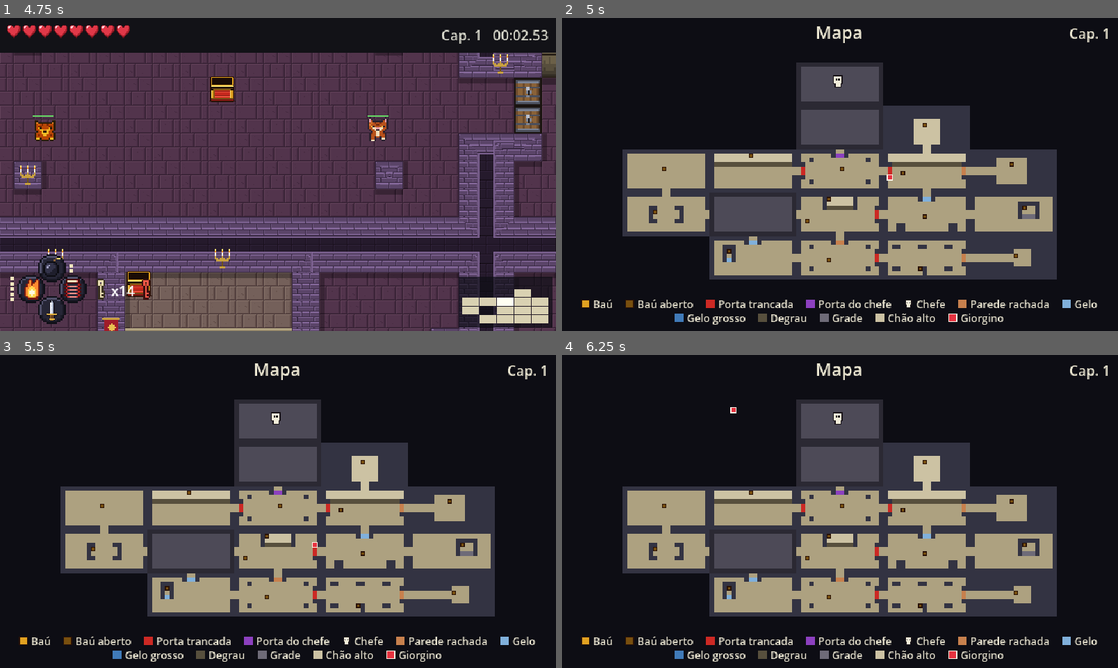
Above: before the commit, frames 1-4 (two rows, left to right).
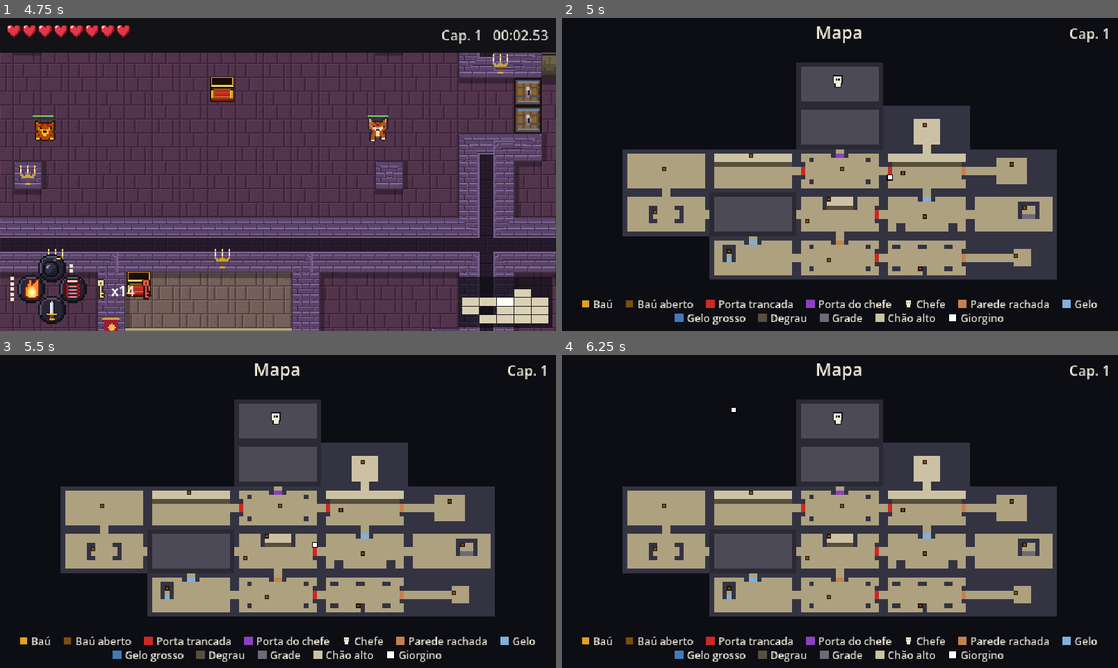
Above: after the commit, the same moments.

Repository: marcelozorza/Alttp2
Game: Godot game, scene res://tools/smoke_test.tscn
Same seed, same stepped clock (60 frames per second), same inputs: the game is played once before the commit and once after it. This scene is started directly instead of the project's main scene.
Inputs (mouse positions are in pixels of both pictures, inside the frame that each line leads up to):
- Up to frame 1 (4.75 s): click "Novo jogo" at 0.5 s; tap Enter (ui_accept) at 1.25, 2 s; move the mouse to (400, 158) at 1.27 s; hold D (move_right) 1.28-2.03 s; tap J (attack) at 1.35, 4.35 s; click (400, 158) at 1.42 s; tap Space (jump) at 1.52, 2.27, 3.77, 4.52 s; move the mouse to (166, 190) at 2.02 s; hold S (move_down) 2.03-2.78 s; tap Shift (lock_facing) at 2.1 s; move the mouse to (333, 105) at 2.77 s; hold D (move_right) 2.78-3.53 s; tap L (use_bomb) at 2.85 s; move the mouse to (250, 237) at 3.52 s; hold W (move_up) 3.53-4.28 s; tap K (use_fire) at 3.6 s; click (250, 237) at 3.67 s; move the mouse to (444, 221) at 4.27 s; hold A (move_left) from 4.28 s (still down)
- Up to frame 2 (5 s): keep holding A (move_left); tap M (map) at 4.9 s
- Up to frame 3 (5.5 s): keep holding A (move_left); move the mouse to (111, 464) at 5.02 s; tap Shift (lock_facing) at 5.1 s; tap Space (jump) at 5.27 s
- Up to frame 4 (6.25 s): tap Enter (ui_accept) at 5.75 s; move the mouse to (867, 511) at 5.77 s; release A (move_left) at 5.78 s; hold S (move_down) from 5.78 s (still down); tap L (use_bomb) at 5.85 s; click (867, 511) at 5.92 s

Frame 1 is identical in both runs. In frame 2, less than 0.1% of the frame differs, in the area x 58-72%, y 50-98%; in frame 3, less than 0.1%; in frame 4, less than 0.1%.

Commit message:
Mapa: Giorgino vira ponto branco com borda preta
Pedido de Marcelo, para não se confundir com a porta trancada, agora vermelha.

Co-Authored-By: Claude Opus 5.5 <noreply@anthropic.com>
Claude-Session: https://claude.ai/code/session_016s7NeyqhFYvACHZR6rPdJ4

Diff:
--- a/ui/map_screen.gd
+++ b/ui/map_screen.gd
@@ -52,8 +52,8 @@
 const GATE_COLOR := Color(0.43, 0.42, 0.47, 1.0)
 const SKULL_COLOR := Color(0.95, 0.93, 0.85, 1.0)
 const SKULL_EDGE := Color(0.1, 0.08, 0.1, 1.0)
-const PLAYER_COLOR := Color(0.9, 0.2, 0.25, 1.0)
-const PLAYER_EDGE := Color(1.0, 0.95, 0.9, 1.0)
+const PLAYER_COLOR := Color(1.0, 1.0, 1.0, 1.0)
+const PLAYER_EDGE := Color(0.0, 0.0, 0.0, 1.0)
 const NOTHING := Color(0.0, 0.0, 0.0, 0.0)
 const BOSS_CHARACTERS := ["*", "&", "%", "$"]
 ## Itens da legenda: texto e o que a amostra mostra.
Not shown, changed: docs/design.md
